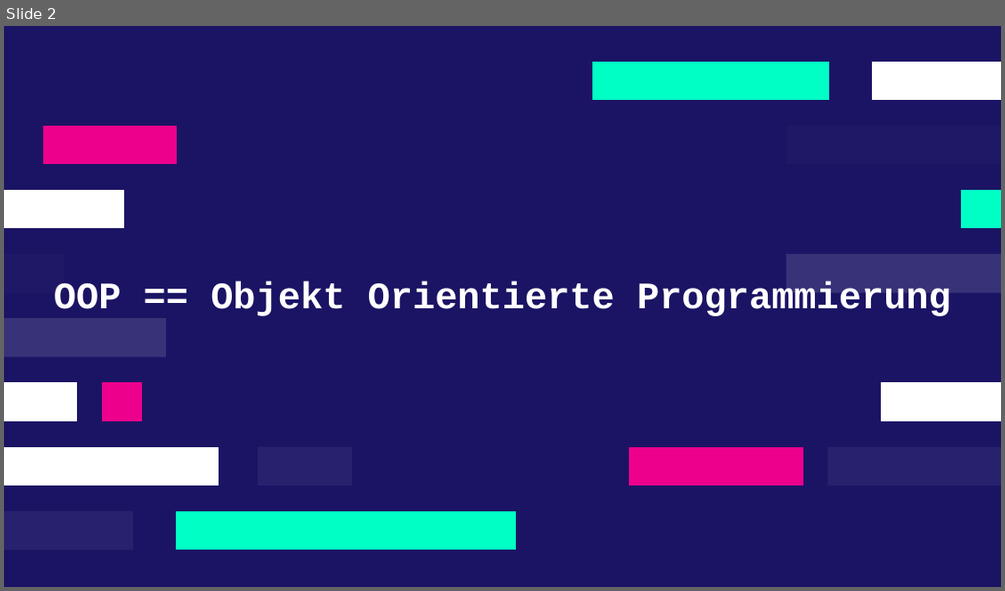
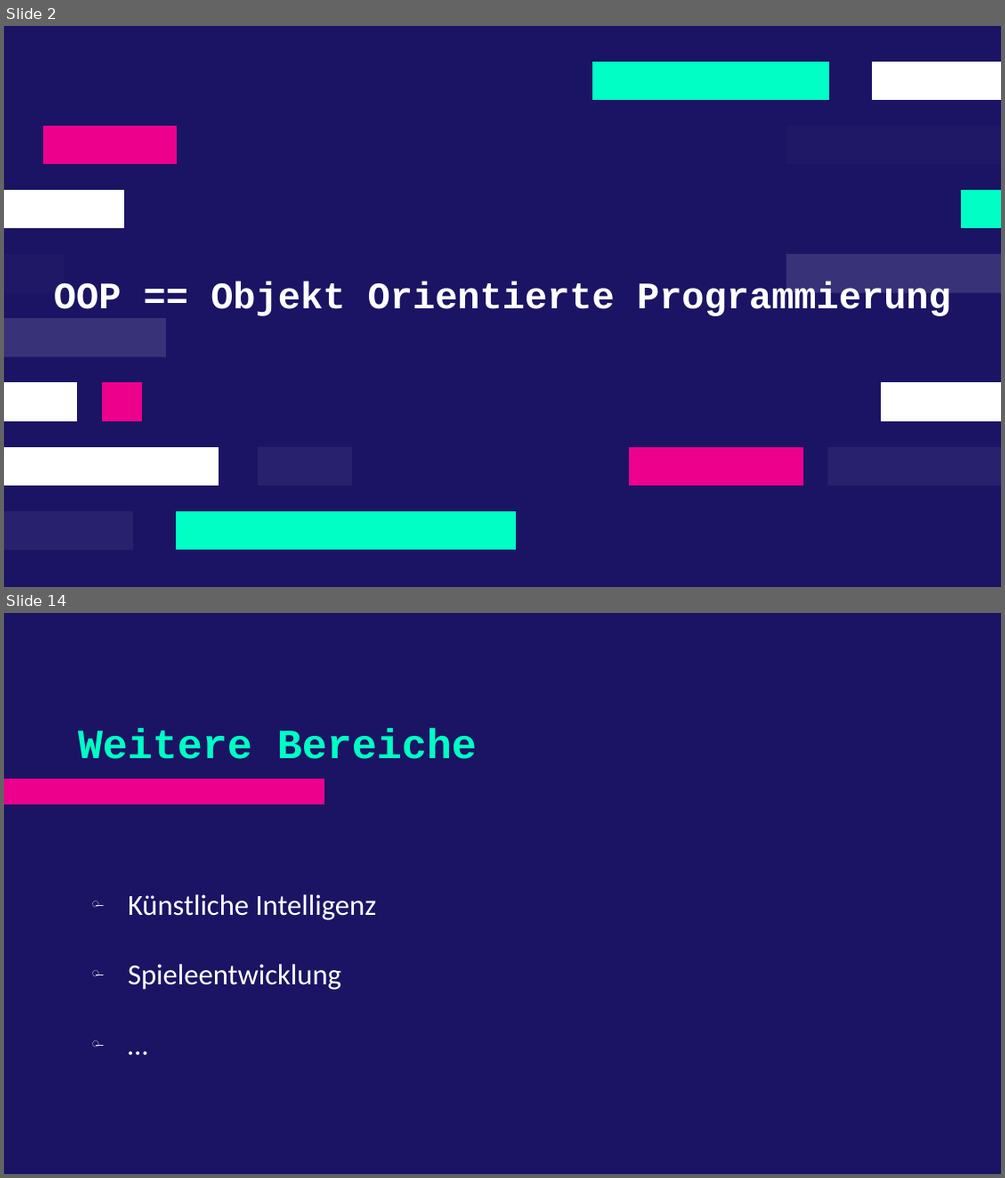
Before and after one commit to F4bianKoch/OPP_Analyse_Einsatzmoeglichkeiten, a slide deck: OOP_Analyse_und_Einstatzmöglichkeiten.odp. Shown one above the other, each under a label of ours: slide 2 before the commit, slides 2 and 14 after it; the slides between them are not shown. The pictures are 1005x591 and 1005x1178 pixels, drawn with LibreOffice and Linux fonts; fonts in the diff are those of the drawing. Boxes give left, top, right and bottom in pixels: in the first picture for what was removed or moved away, otherwise in the second. Text is boxed around its words. In the diff, an @@ line names an element or a change of style, - is before the commit and + after.

```diff
--- a/OOP_Analyse_und_Einstatzmöglichkeiten.odp
+++ b/OOP_Analyse_und_Einstatzmöglichkeiten.odp
@@ slide 14 added at (x1=4, y1=613, x2=1001, y2=1174), background #1B1464 @@
@@ title added at (x1=78, y1=728, x2=477, y2=759), 40 pt, text #00FFC5, bold @@
+Weitere Bereiche
@@ freeform shape added at (x1=4, y1=779, x2=324, y2=804), fill #EC008C @@
@@ text added at (x1=128, y1=894, x2=377, y2=989), 28 pt, text #FFFFFF @@
+̶ Künstliche Intelligenz
+̶ Spieleentwicklung
+̶ …
```
Also in this commit, not shown: 3 slides changed, 11 other slides added, 2 slides removed, 5 other files.
